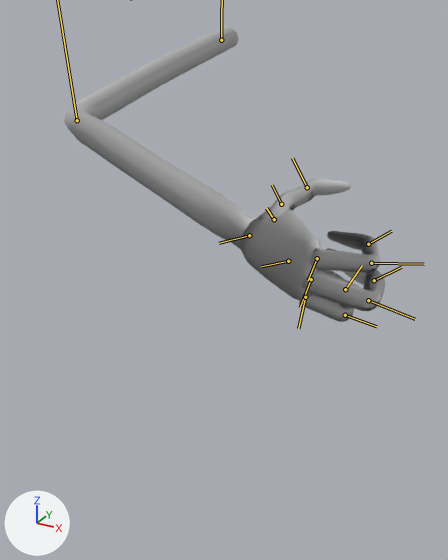
Renders of the FBX model Assets/_Art/player/player_char.fbx from each side of a commit.
Both versions are drawn from a 50 mm camera at (0.067, -1.638, 0.167) aimed at (-0.515, -0.581, -0.361). Every picture has the same lights, and +X, +Y and +Z are marked at lower left. Both versions are drawn at frame 502 of the action 'Take 001|BaseLayer'; the numbers are the values there. The bones that bend it are drawn over the model as lines.

Names of what the first picture shows: 'GEO_R_arm', 'GEO_R_hand', 'GEO_R_ind', 'GEO_R_mid', 'GEO_R_pnky', 'GEO_R_thmb'.
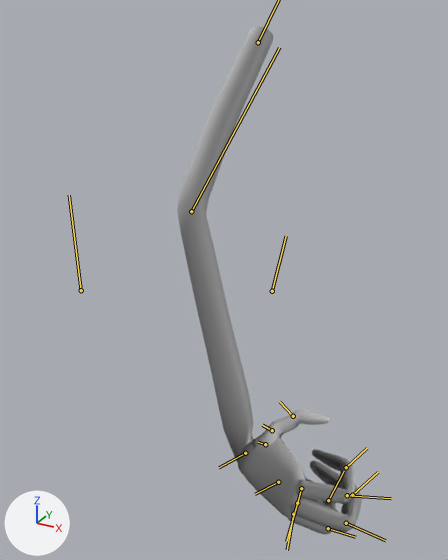
Changed parts and their boxes [x1, y1, x2, y2] in the pictures (448 x 560 px):
'GEO_R_arm', posed: before [64, 26, 255, 248]; after [177, 26, 273, 462]
'GEO_R_hand', posed (17% narrower, 12% shorter): before [240, 209, 321, 301]; after [238, 437, 305, 518]
'GEO_R_mid', posed (13% narrower, 14% taller): before [302, 248, 385, 311]; after [290, 460, 362, 532]
'GEO_R_ind', posed (15% narrower, 33% taller): before [310, 231, 380, 272]; after [296, 449, 355, 504]
'GEO_R_thmb', posed (16% narrower, 11% shorter): before [258, 178, 351, 221]; after [252, 410, 330, 448]
'GEO_R_pnky', posed: before [299, 270, 354, 322]; after [288, 477, 336, 535]
bone 'R_hand_jnt', root to tip: before (249, 235) to (219, 243); after (245, 453) to (219, 467)

The edits, one by one:
Bone 'R_arm_jnt' (bone_r_arm_jnt) moves from (19.5, 8.7, 28.7) to (18.8, 8.4, 18.7).
Bone 'R_arm_jnt' (bone_r_arm_jnt) turns from (-10, -2, -15) to (-38, 9, -38) degrees about its own x, y and z.
Bone 'R_elbow_jnt' (bone_r_elbow_jnt) turns from (0, 67, 0) to (0, 22, 0) degrees about its own x, y and z.
Bone 'R_hand_jnt' (bone_r_hand_jnt) turns from (73, 7, -4) to (87, 27, 33) degrees about its own x, y and z.
